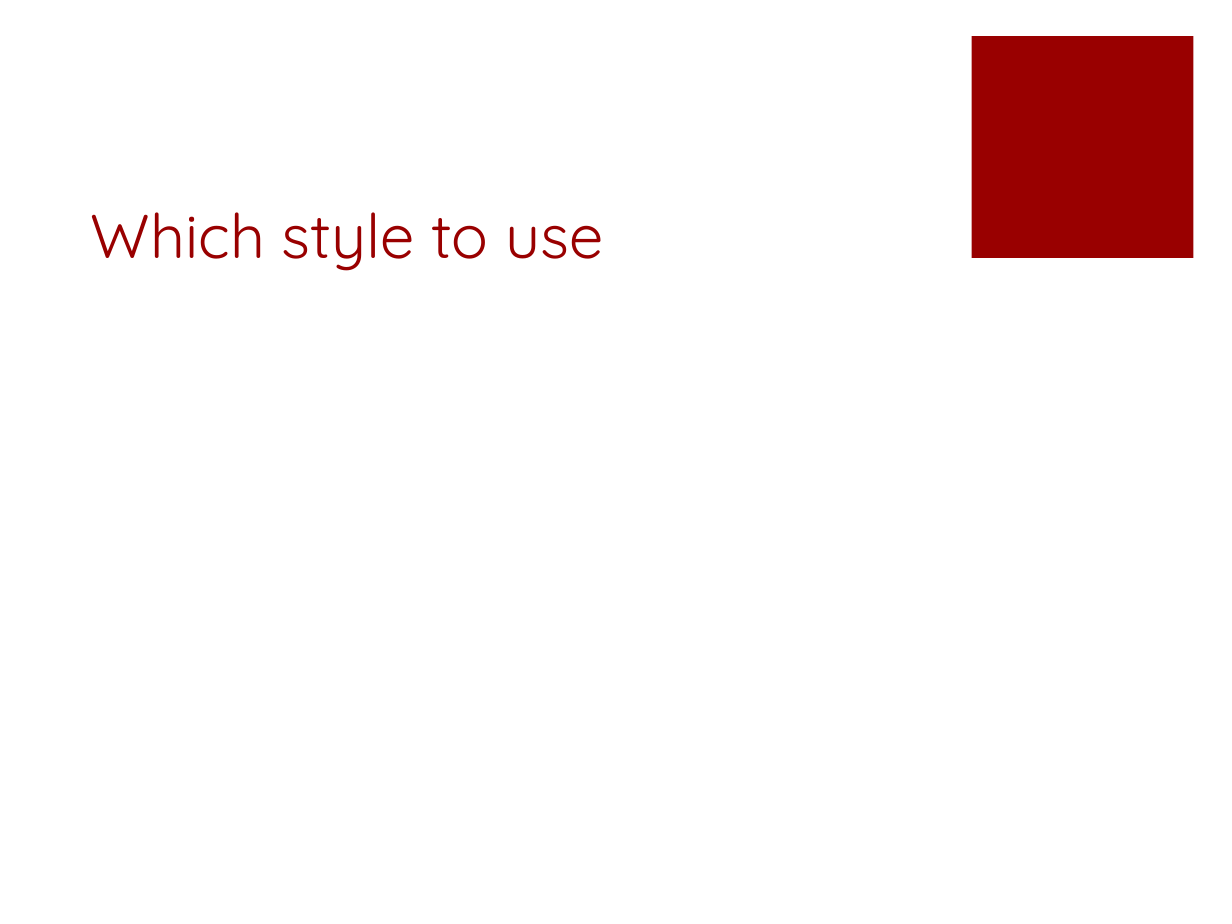
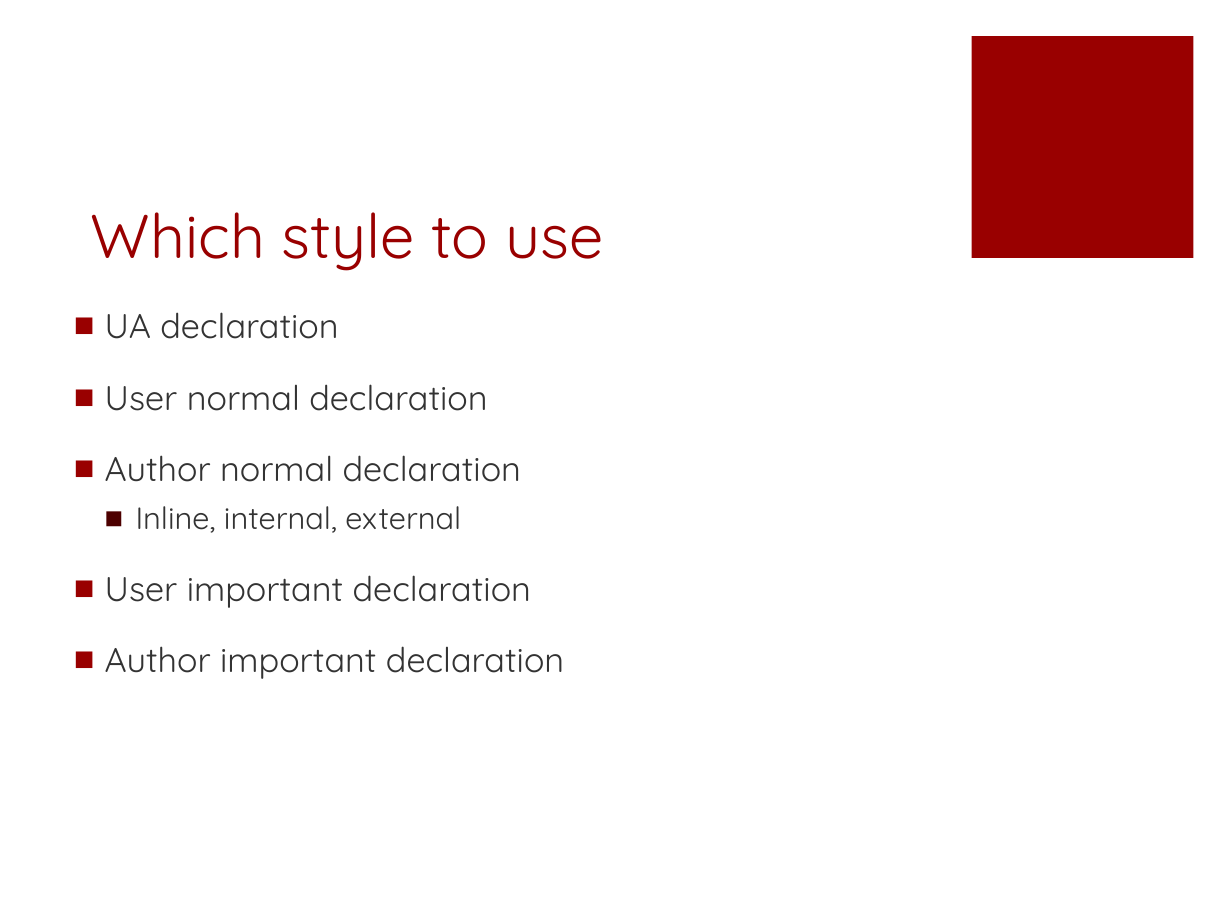
Before and after one commit to fuying/frondendtraining, a slide deck: slide 12 of CSS/CSS.pptx. Drawn at 1232x924 pixels with LibreOffice and Linux fonts; fonts in the diff are those of the drawing. Boxes give left, top, right and bottom in pixels: in the first picture for what was removed or moved away, otherwise in the second. Text is boxed around its words. In the diff, an @@ line names an element or a change of style, - is before the commit and + after.

```diff
--- a/CSS/CSS.pptx
+++ b/CSS/CSS.pptx
@@ text added at box(105, 312, 564, 679), 20 pt, text #333333 @@
+■ UA declaration
+■ User normal declaration
+■ Author normal declaration
+  ■ Inline, internal, external
+■ User important declaration
+■ Author important declaration
```
Also in this commit, not shown: 10 other slides changed, 2 other files.
